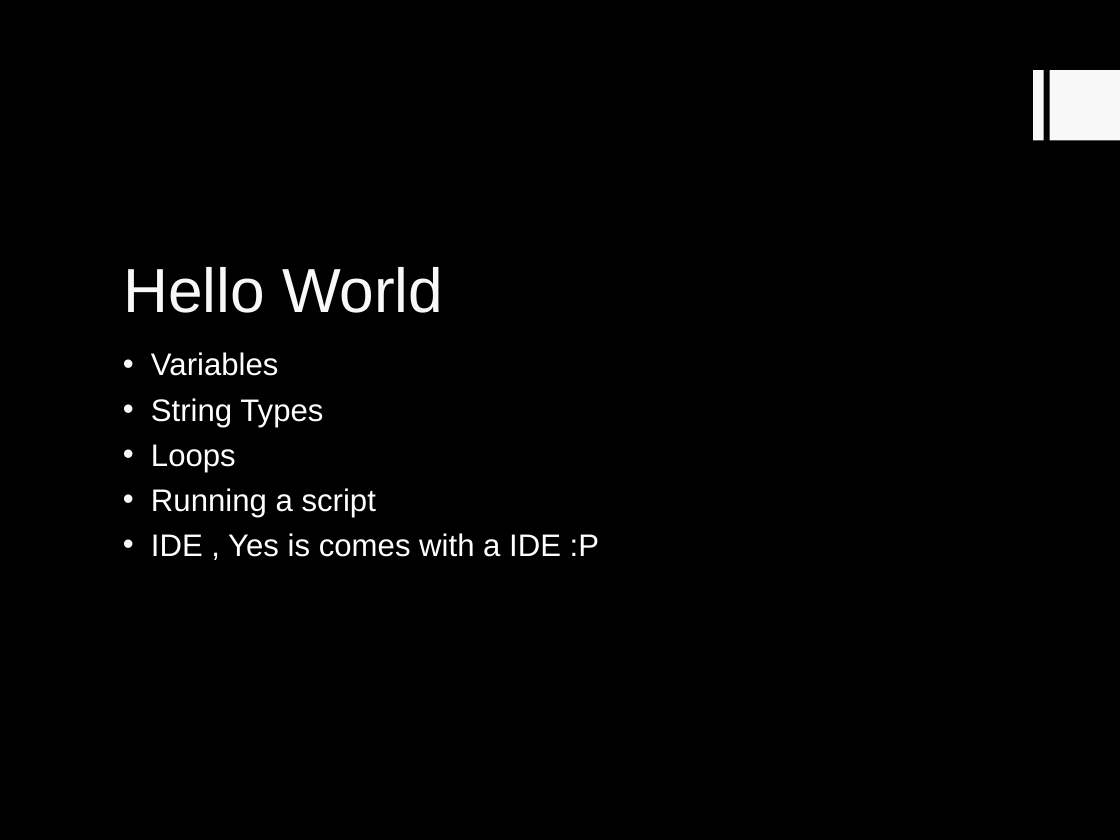
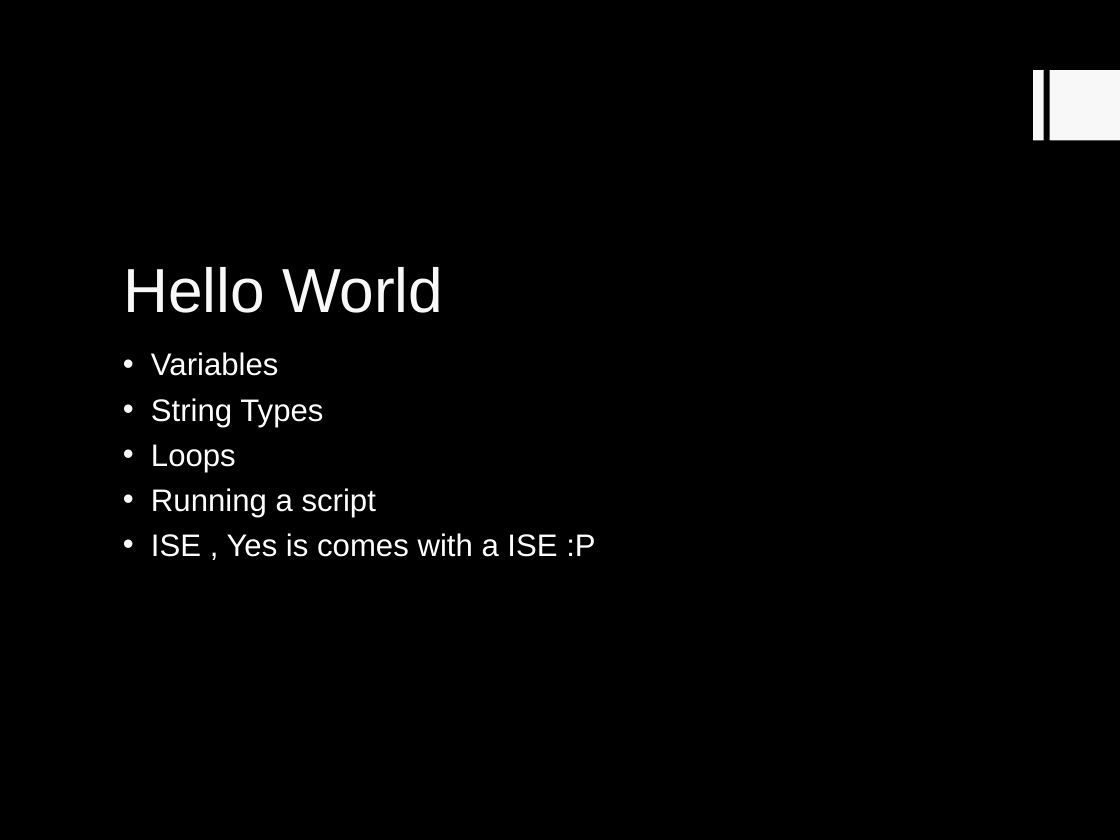
Before and after one commit to RC1140/ZaCon, a slide deck: slide 7 of PowerShell what every haXor needs to know.ppt. Drawn at 1120x840 pixels with LibreOffice and Linux fonts; fonts in the diff are those of the drawing. Boxes give left, top, right and bottom in pixels: in the first picture for what was removed or moved away, otherwise in the second. Text is boxed around its words. In the diff, an @@ line names an element or a change of style, - is before the commit and + after.

```diff
--- a/PowerShell what every haXor needs to know.ppt
+++ b/PowerShell what every haXor needs to know.ppt
@@ text at (x1=151, y1=533, x2=595, y2=557): text changed @@
-• IDE , Yes is comes with a IDE :P
+• ISE , Yes is comes with a ISE :P
```
Also in this commit, not shown: 2 other slides changed, 1 other file.
